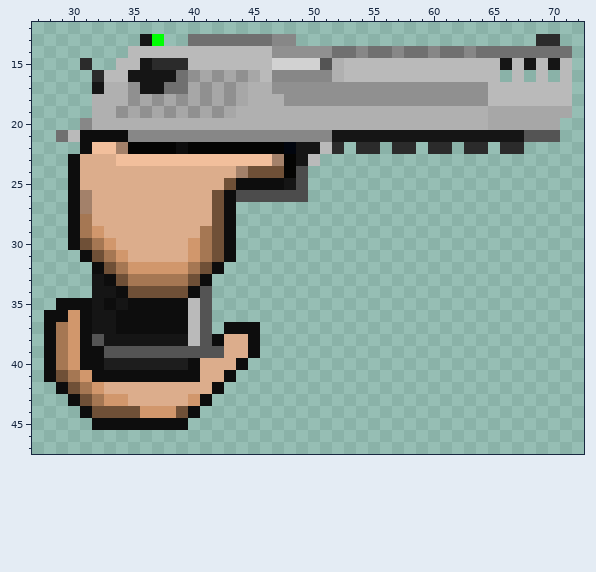
A sprite sheet gets an edit: src/domain/resources/images/weapons/pistols/deagle/reload/13.png. Above, as it was before the edit.
The file is 100x76 pixels. Colours within 5 levels of each other are drawn and written as one. Shown: x 27..72, y 12..47. The old version is drawn lined up with the new one.
And afterwards:
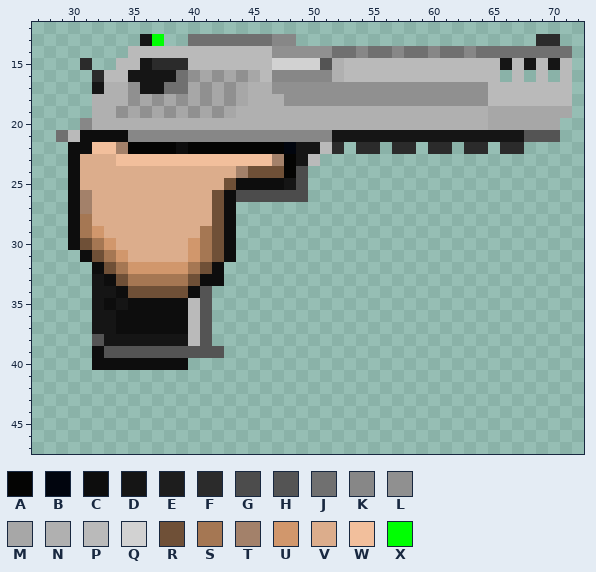
Palette (. is transparent): A #040403  B #01050e  C #0d0d0d  D #151515  E #1d1d1d  F #2b2b2b  G #4c4c4c  H #545454  J #707070  K #878787  L #909090  M #a7a7a7  N #b0b0b0  P #bababa  Q #d2d2d2  R #6f5037  S #a57753  T #a3816a  U #d1976c  V #dcad8c  W #f2bf9c  X #00ff02
Difference:
whole drawing moved by +0,+3 (the old picture is shown already moved)
@@ x 28..32 @@
 21 .JPCC
-22 ...CW
+22 ..CCW
 23 ..CVV
@@ x 27..47 @@
 32 .....CRSUUUUUSRC.....
-33 .....DCRSSSSSRC......
+33 .....DCRSSSSSRCC.....
 34 .....DDCRRRRRCH......
-35 ..CCCDCDCCCCCPH......
-36 .CCUCDDCCCCCCPH......
-37 .CSUCDDCCCCCCPH.CCC..
-38 .CSUCHDDDDDDDPHCVVC..
-39 .CSUCCHHHHHHHHHHVVC..
-40 .CSUCCEEEEEEECVVVC...
-41 .CRSUCCCCCCCCCVVC....
-42 ..CRSUVVVVVVVVVC.....
-43 ...CRSUUVVVVVUC......
-44 ....CRRRRUUURC.......
-45 .....CCCCCCCC........
+35 .....DCDCCCCCPH......
+36 .....DDCCCCCCPH......
+37 .....DDCCCCCCPH......
+38 .....HDDDDDDDPH......
+39 .....CHHHHHHHHHH.....
+40 .....CCCCCCCC........
+41 .....................
+42 .....................
+43 .....................
+44 .....................
+45 .....................
 46 .....................
Where, in picture pixels (left, top, right, bottom), the same in both pictures:
added: (68, 142, 80, 154)
changed: (44, 274, 260, 430)
